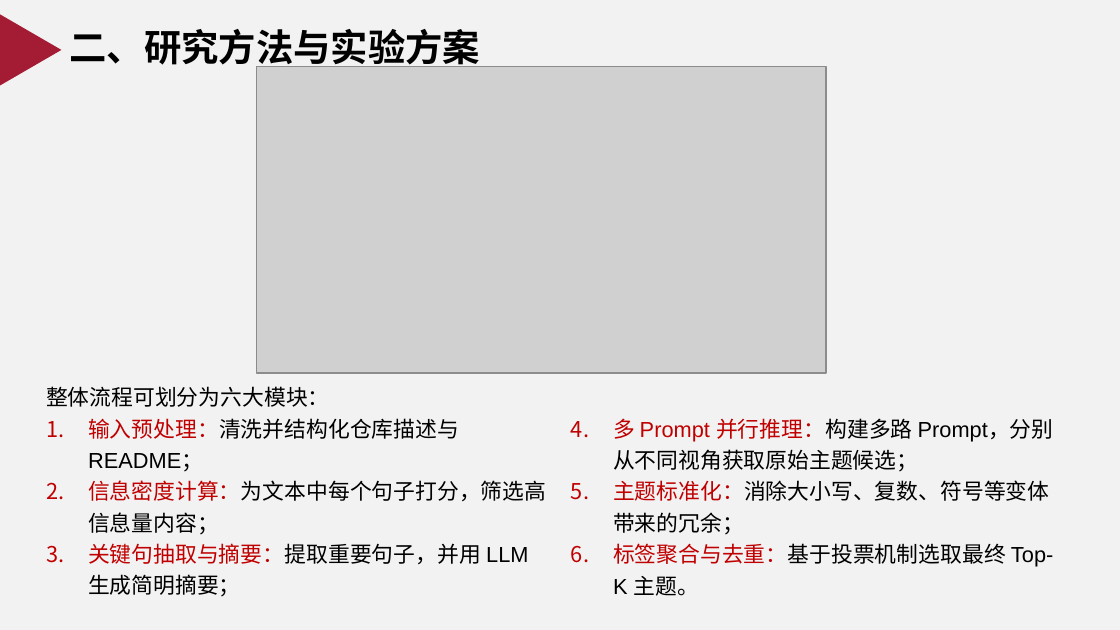
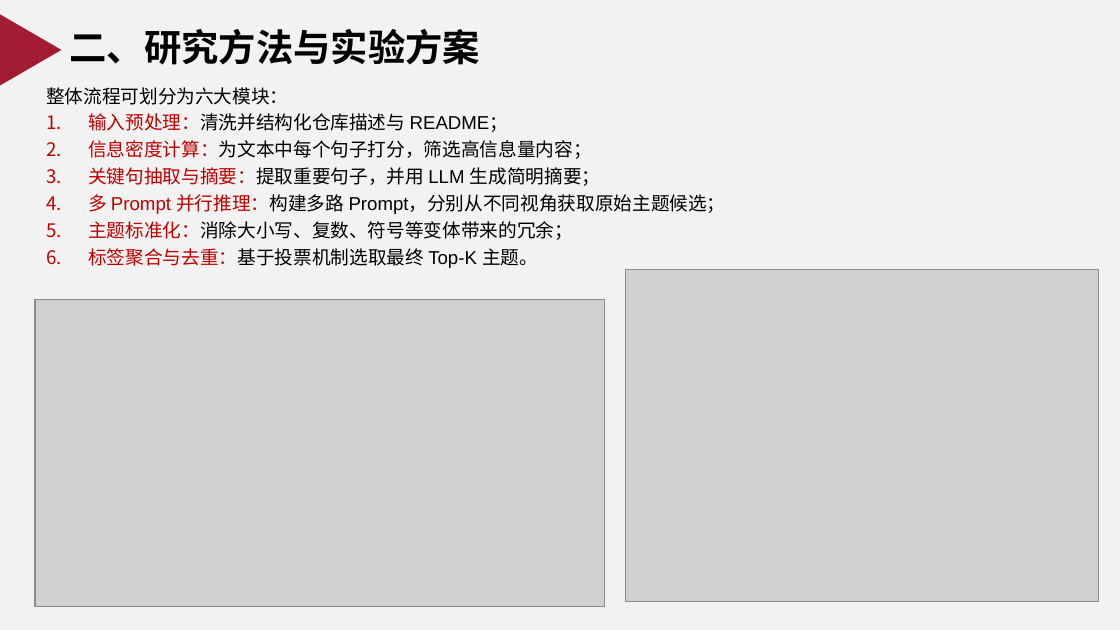
Before and after one commit to PureNatural/open-scope, a slide deck: slide 8 of 越来越AI-OpenScope.pptx. Drawn at 1120x630 pixels with LibreOffice and Linux fonts; fonts in the diff are those of the drawing; grey boxes stand for pictures. Boxes give left, top, right and bottom in pixels: in the first picture for what was removed or moved away, otherwise in the second. Text is boxed around its words. In the diff, an @@ line names an element or a change of style, - is before the commit and + after.

Commit message:
fix ppt

```diff
--- a/越来越AI-OpenScope.pptx
+++ b/越来越AI-OpenScope.pptx
@@ text "整体流程可划分为六大模块：": place and size @@
-text "整体流程可划分为六大模块：" at box(46, 386, 546, 597)
+text "整体流程可划分为六大模块：" at box(46, 87, 726, 268)
@@ text at box(46, 87, 601, 186): size 14 to 12 pt in "整体流程可划分为六大模块：", "输入预处理：清洗并结构化仓库描述与 README；", "信息密度计算：为文本中每个句子打分，筛选高信息量内容；", "关键句抽取与摘要：提取重要句子，并用 LLM 生成简明摘要；" @@
@@ text at box(88, 194, 726, 268): paragraphs added @@
+4. 多 Prompt 并行推理：构建多路 Prompt，分别从不同视角获取原始主题候选；
+5. 主题标准化：消除大小写、复数、符号等变体带来的冗余；
+6. 标签聚合与去重：基于投票机制选取最终 Top-K 主题。
@@ picture added at box(625, 270, 1099, 601) @@
@@ picture: place and size @@
-picture at box(256, 66, 825, 373)
+picture at box(35, 300, 604, 607)
@@ text removed at box(613, 418, 1054, 596) @@
-4. 多 Prompt 并行推理：构建多路 Prompt，分别从不同视角获取原始主题候选；
-5. 主题标准化：消除大小写、复数、符号等变体带来的冗余；
-6. 标签聚合与去重：基于投票机制选取最终 Top-K 主题。
```
Also in this commit, not shown: 1 other slide changed, 3 slides added.
